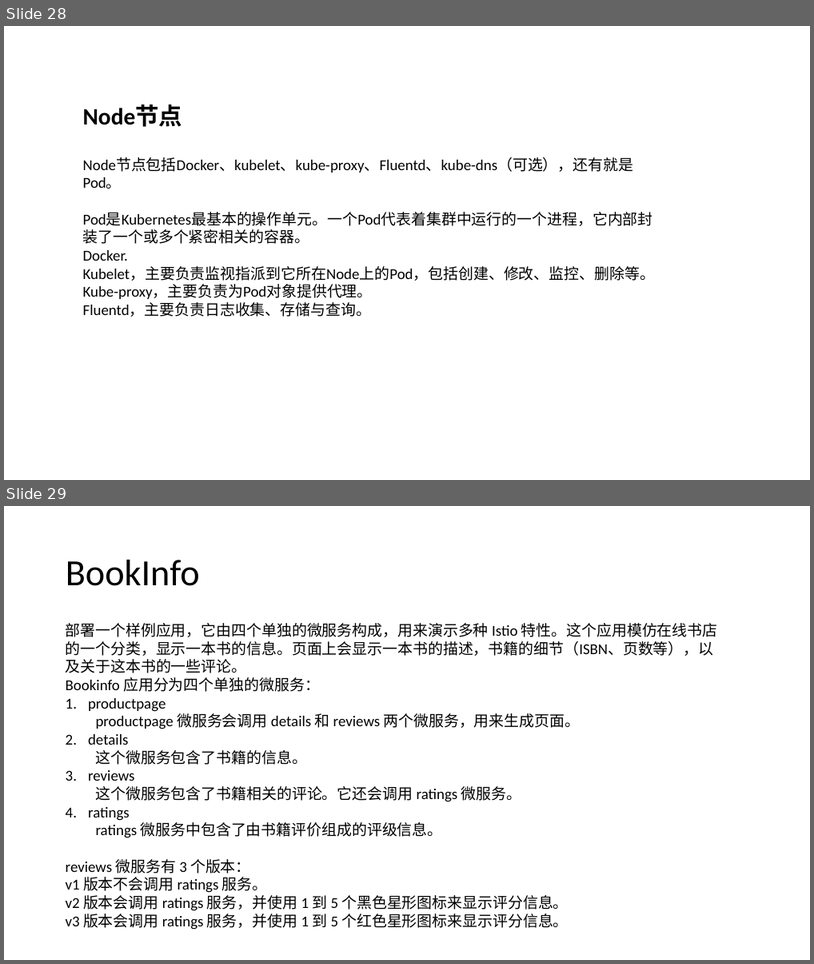
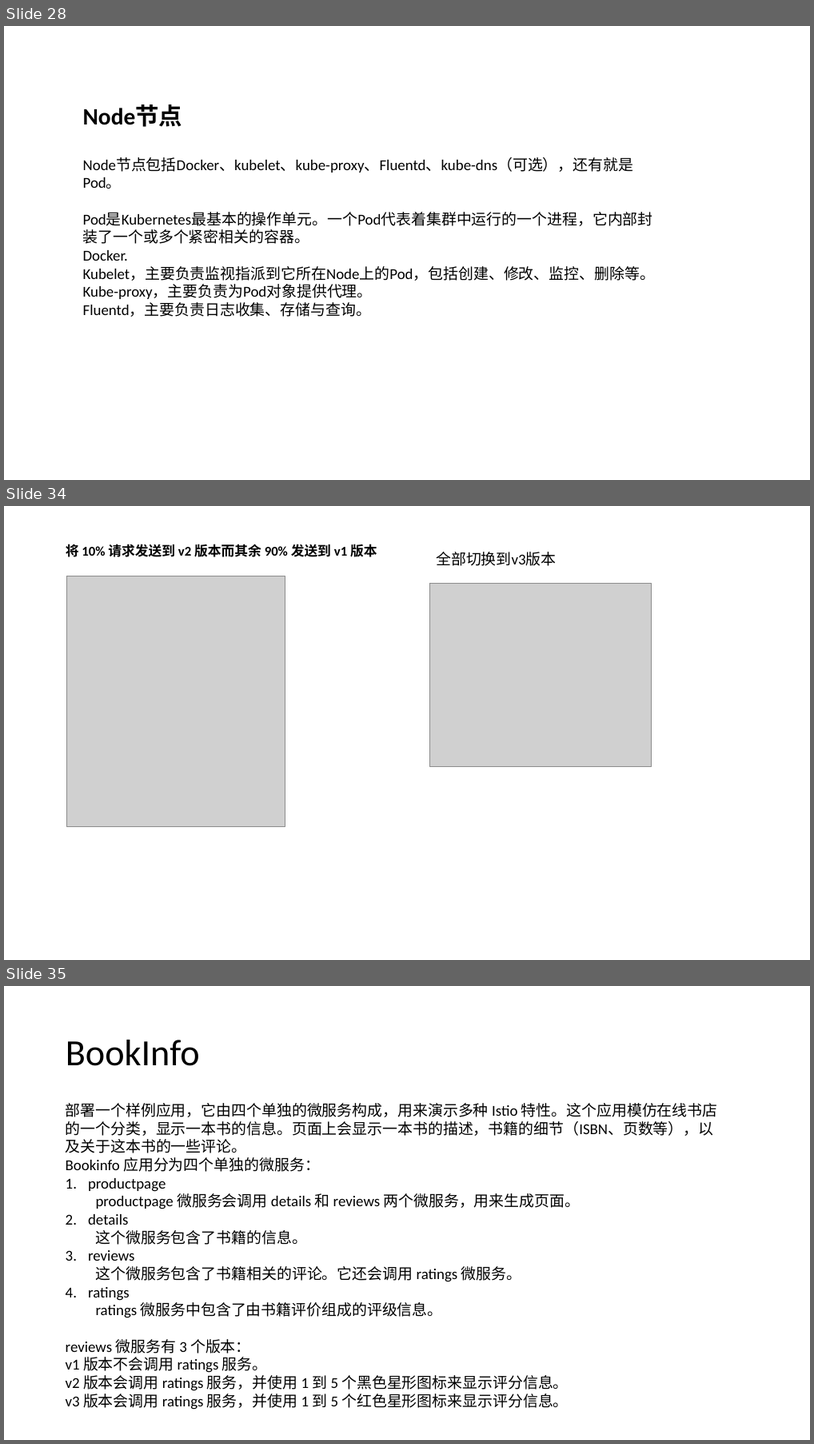
Before and after one commit to shanyao19940801/BookeNote, a slide deck: ServiceMesh/file/ServiceMesh.pptx. Shown one above the other, each under a label of ours: slides 28 and 29 before the commit, slides 28, 34 and 35 after it; the slides between them are not shown. The pictures are 814x964 and 814x1444 pixels, drawn with LibreOffice and Linux fonts; fonts in the diff are those of the drawing; grey boxes stand for pictures. Boxes give left, top, right and bottom in pixels: in the first picture for what was removed or moved away, otherwise in the second. Text is boxed around its words. In the diff, an @@ line names an element or a change of style, - is before the commit and + after.

```diff
--- a/ServiceMesh/file/ServiceMesh.pptx
+++ b/ServiceMesh/file/ServiceMesh.pptx
@@ slide 34 added at (4, 506, 810, 960), background #FFFFFF @@
@@ title added at (66, 544, 378, 557), 16 pt, text #000000, bold @@
+将 10% 请求发送到 v2 版本而其余 90% 发送到 v1 版本
@@ text added at (436, 552, 556, 566), 18 pt, text #000000 @@
+全部切换到v3版本
@@ picture added at (67, 576, 286, 827) @@
@@ picture added at (430, 584, 652, 767) @@
@@ what was slide 29 is now slide 35 @@
```
Also in this commit, not shown: 3 slides changed, 5 other slides added, 13 other files.
